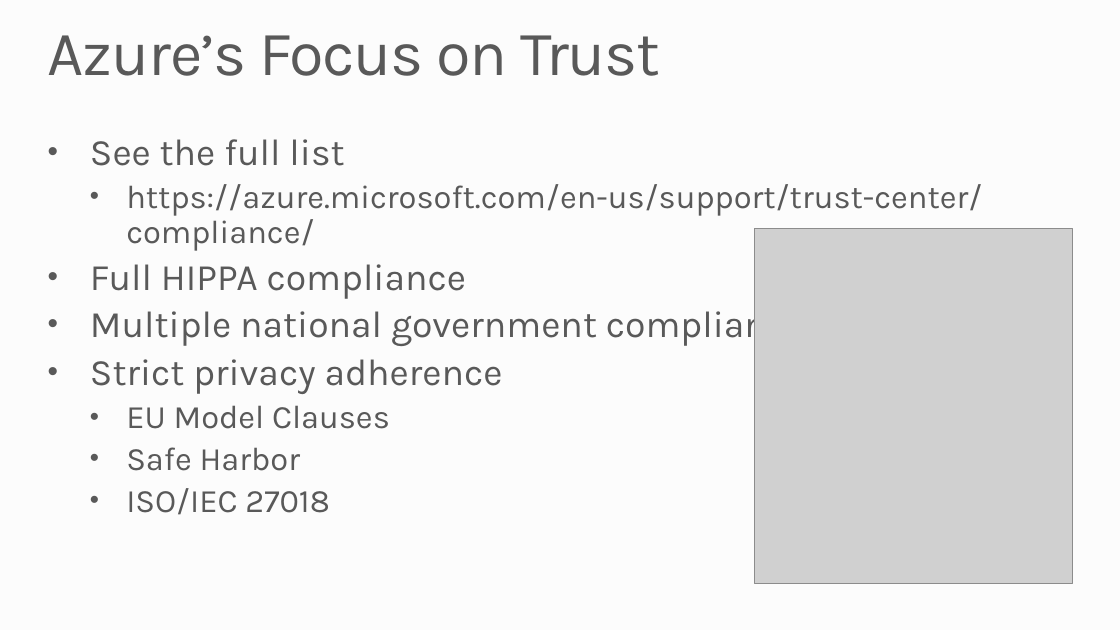
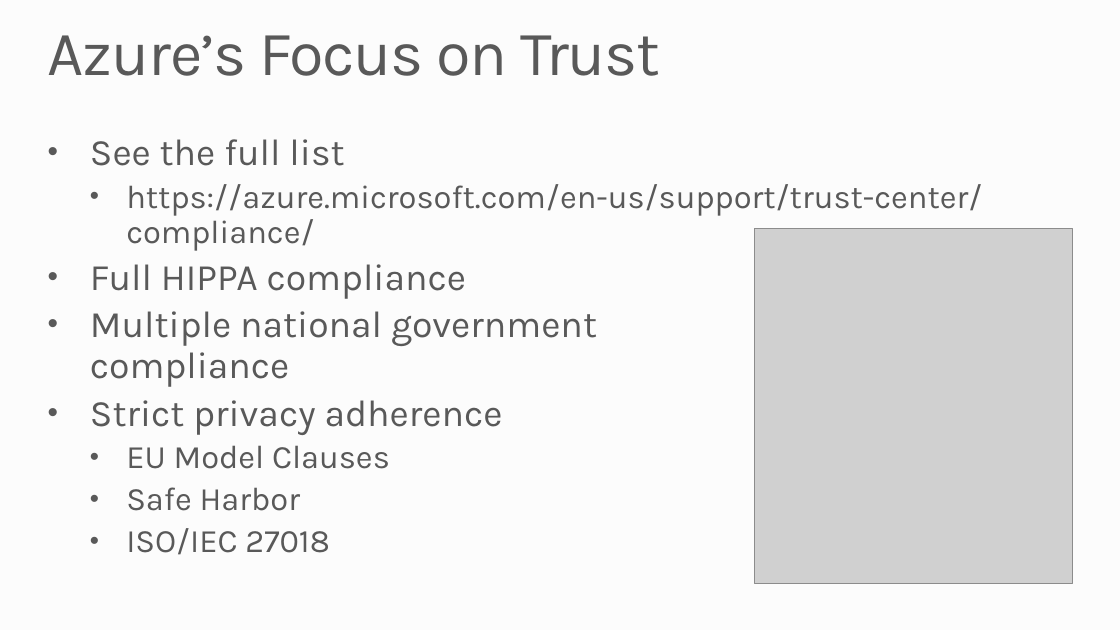
Before and after one commit to MSRConnections/Azure-training-course, a slide deck: slide 12 of Content/Introduction/Azure Overview.pptx. Drawn at 1120x630 pixels with LibreOffice and Linux fonts; fonts in the diff are those of the drawing; grey boxes stand for pictures; background and template pictures are left out. Boxes give left, top, right and bottom in pixels: in the first picture for what was removed or moved away, otherwise in the second. Text is boxed around its words. In the diff, an @@ line names an element or a change of style, - is before the commit and + after.

```diff
--- a/Content/Introduction/Azure Overview.pptx
+++ b/Content/Introduction/Azure Overview.pptx
@@ text "See the full list" rewrapped from box(90, 139, 982, 515) to box(90, 139, 982, 555) @@
```
Also in this commit, not shown: 2 other slides changed.
